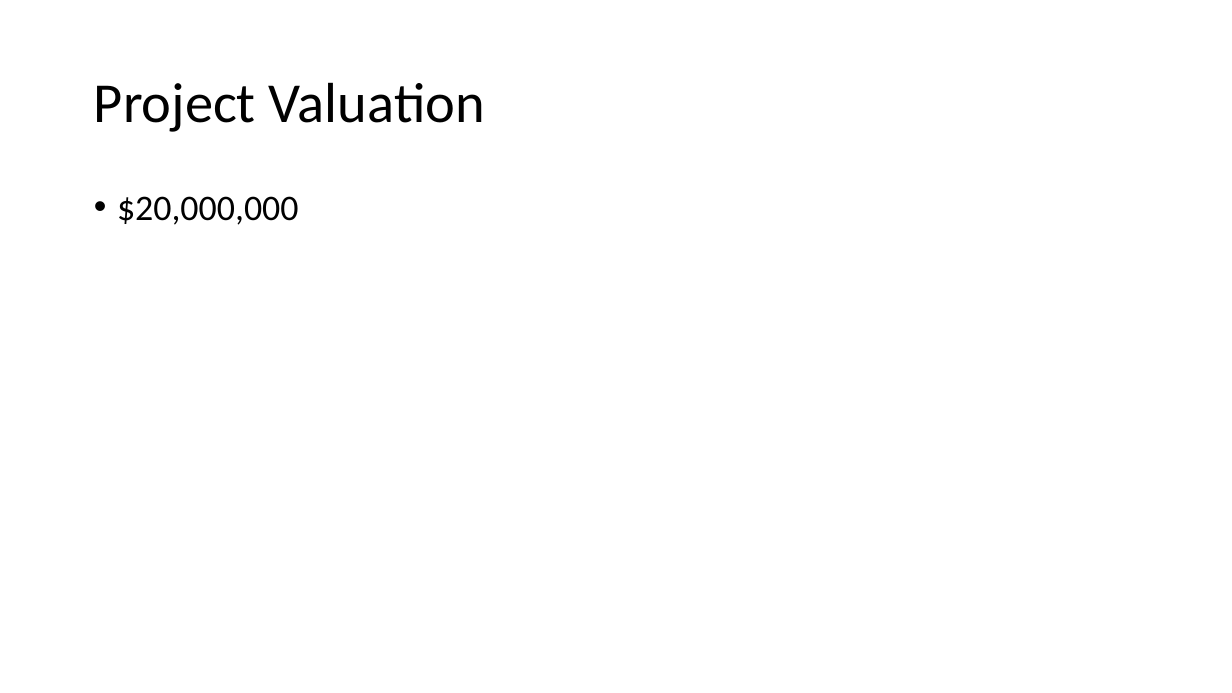
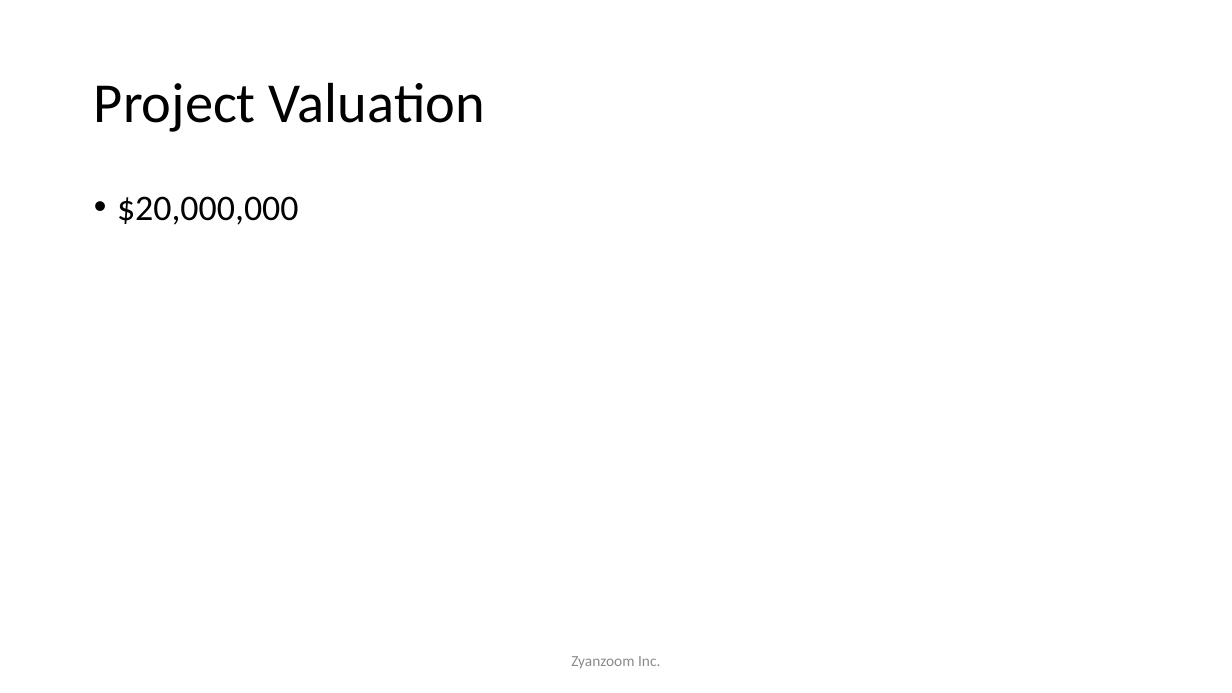
Before and after one commit to twigzxd/ZXXXZ, a slide deck: slide 18 of SmartLocker.pptx (slide 16 before the commit). Drawn at 1232x693 pixels with LibreOffice and Linux fonts; fonts in the diff are those of the drawing. Boxes give left, top, right and bottom in pixels: in the first picture for what was removed or moved away, otherwise in the second. Text is boxed around its words. In the diff, an @@ line names an element or a change of style, - is before the commit and + after.

```diff
--- a/SmartLocker.pptx
+++ b/SmartLocker.pptx
@@ text added at (x1=571, y1=656, x2=660, y2=669), 12 pt, text #8C8C8C @@
+Zyanzoom Inc.
```
Also in this commit, not shown: 14 other slides changed, 4 slides added, 1 slide removed, 1 other file.
